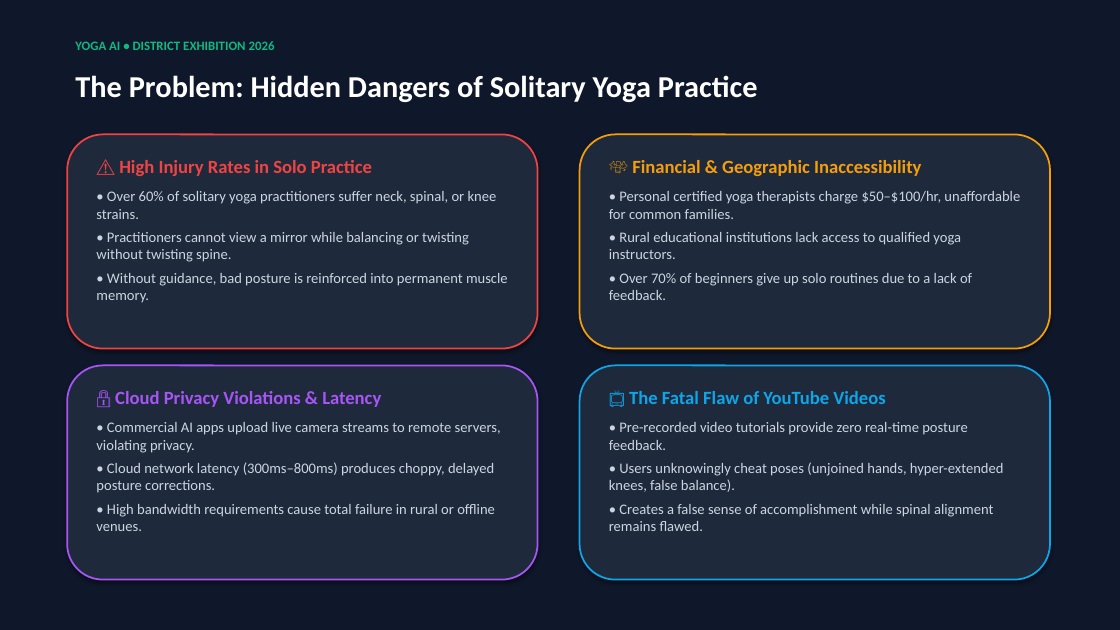
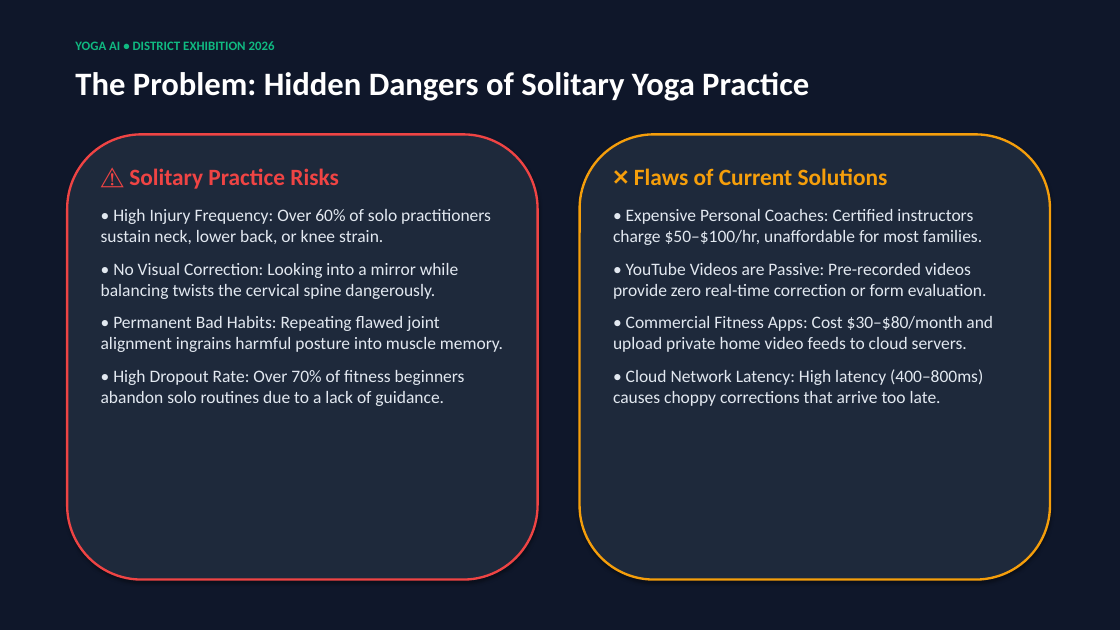
Before and after one commit to bhargav-maker/yoga-ai, a slide deck: slide 3 of Yoga_AI_Presentation.pptx. Drawn at 1120x630 pixels with LibreOffice and Linux fonts; fonts in the diff are those of the drawing. Boxes give left, top, right and bottom in pixels: in the first picture for what was removed or moved away, otherwise in the second. Text is boxed around its words. In the diff, an @@ line names an element or a change of style, - is before the commit and + after.

```diff
--- a/Yoga_AI_Presentation.pptx
+++ b/Yoga_AI_Presentation.pptx
@@ text "The Problem: Hidden Dangers of ..." at <box>75,72,809,101</box>: size 26 to 28 pt @@
@@ rounded rectangle: place and size @@
-rounded rectangle at <box>67,134,538,349</box>
+rounded rectangle at <box>67,134,538,580</box>
@@ rounded rectangle at <box>67,134,538,580</box>: outline #EF4444 1.5 pt to #EF4444 2 pt @@
@@ rounded rectangle: place and size @@
-rounded rectangle at <box>580,134,1050,349</box>
+rounded rectangle at <box>580,134,1050,580</box>
@@ rounded rectangle at <box>580,134,1050,580</box>: outline #F59E0B 1.5 pt to #F59E0B 2 pt @@
@@ text at <box>101,168,503,406</box>: text changed; size 12.5 to 15 pt; text colour #CBD5E1 to #E2E8F0 @@
-⚠️ High Injury Rates in Solo Practice
-• Over 60% of solitary yoga practitioners suffer neck, spinal, or knee strains.
-• Practitioners cannot view a mirror while balancing or twisting without twisting spine.
-• Without guidance, bad posture is reinforced into permanent muscle memory.
+⚠️ Solitary Practice Risks
+• High Injury Frequency: Over 60% of solo practitioners sustain neck, lower back, or knee strain.
+• No Visual Correction: Looking into a mirror while balancing twists the cervical spine dangerously.
+• Permanent Bad Habits: Repeating flawed joint alignment ingrains harmful posture into muscle memory.
+• High Dropout Rate: Over 70% of fitness beginners abandon solo routines due to a lack of guidance.
@@ text at <box>613,168,993,406</box>: text changed; size 12.5 to 15 pt; text colour #CBD5E1 to #E2E8F0 @@
-💸 Financial & Geographic Inaccessibility
-• Personal certified yoga therapists charge $50–$100/hr, unaffordable for common families.
-• Rural educational institutions lack access to qualified yoga instructors.
-• Over 70% of beginners give up solo routines due to a lack of feedback.
+❌ Flaws of Current Solutions
+• Expensive Personal Coaches: Certified instructors charge $50–$100/hr, unaffordable for most families.
+• YouTube Videos are Passive: Pre-recorded videos provide zero real-time correction or form evaluation.
+• Commercial Fitness Apps: Cost $30–$80/month and upload private home video feeds to cloud servers.
+• Cloud Network Latency: High latency (400–800ms) causes choppy corrections that arrive too late.
@@ rounded rectangle removed at <box>67,365,538,580</box> @@
@@ rounded rectangle removed at <box>580,365,1050,580</box> @@
@@ text removed at <box>96,391,501,531</box> @@
-🔒 Cloud Privacy Violations & Latency
-• Commercial AI apps upload live camera streams to remote servers, violating privacy.
-• Cloud network latency (300ms–800ms) produces choppy, delayed posture corrections.
-• High bandwidth requirements cause total failure in rural or offline venues.
@@ text removed at <box>609,391,1004,531</box> @@
-📺 The Fatal Flaw of YouTube Videos
-• Pre-recorded video tutorials provide zero real-time posture feedback.
-• Users unknowingly cheat poses (unjoined hands, hyper-extended knees, false balance).
-• Creates a false sense of accomplishment while spinal alignment remains flawed.
```
Also in this commit, not shown: 9 other slides changed, 2 other files.
